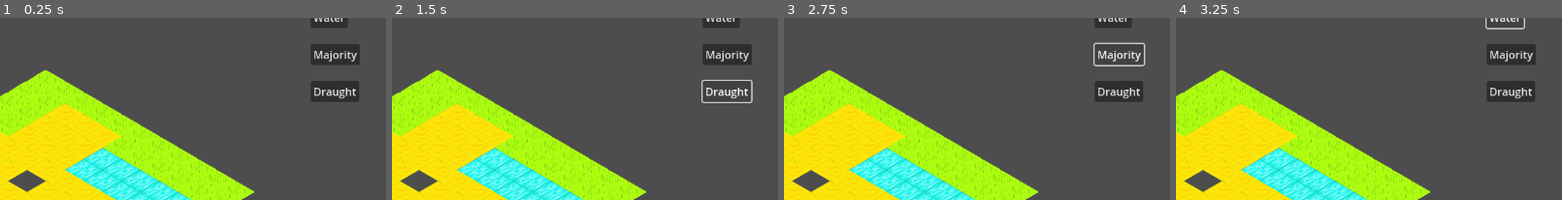
Above: before the commit, frames 1-4 (left to right).
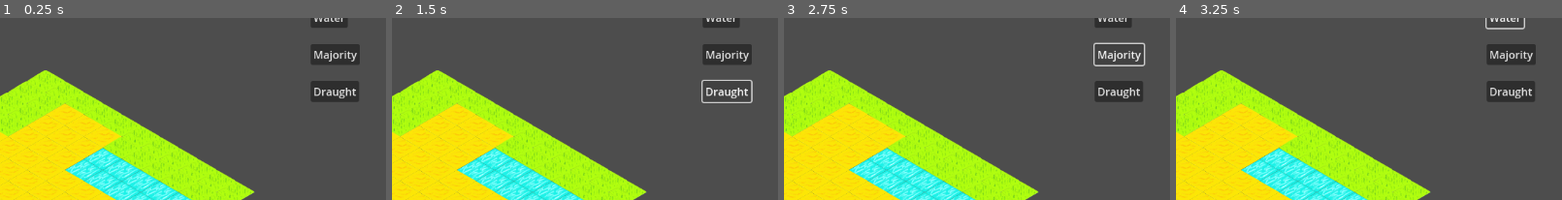
Above: after the commit, the same moments.

Repository: matouseek/game_jam_24
Game: Godot game, scene res://scenes/game.tscn
The game is run twice, just before and just after one commit, with the same random seed, the same clock (stepped at 60 frames per second) and the same inputs. The engine's default icon, where the game draws it, is replaced by a stand-in: a white triangle on a blue panel in a dark square.
Inputs:
- Up to frame 1 (0.25 s): no input
- Up to frame 2 (1.5 s): click "Water" at 0.5 s; click "Draught" at 1.25 s
- Up to frame 3 (2.75 s): click "Majority" at 2 s
- Up to frame 4 (3.25 s): click "Water" at 2.75 s
The pictures show only the part of the screen within x 47-97%, y 14-64%; the shares and areas given below are measured in that part.

The runs differ from the first frame. In frame 1, 0.6% of the frame differs, in the area x 2-13%, y 83-96%; in frame 2, 0.6%; in frame 3, 0.6%; in frame 4, 0.6%.

Commit message:
Delete unused functions from HUD

Diff:
--- a/project.godot
+++ b/project.godot
@@ -17,6 +17,7 @@
 
 [display]
 
+window/size/mode=2
 window/stretch/mode="viewport"
 
 [rendering]
--- a/scenes/environment.tscn
+++ b/scenes/environment.tscn
@@ -7,5 +7,5 @@
 script = ExtResource("1_1iak0")
 
 [node name="TileMapLayer" type="TileMapLayer" parent="."]
-tile_map_data = PackedByteArray("AAD8//v/BAAAAAAAAAD8//z/BAA …(2031 unchanged characters)… AAAAAAAAAFAAUABQAAAAAAAAAFAAYAAwAAAAAAAAA=")
+tile_map_data = PackedByteArray("AAD8//v/BAAAAAAAAAD8//z/BAA …(2031 unchanged characters)… AAAAAAAAAFAAUABQAAAAAAAAAFAAYAAwAAAAAAAAD//wAAAwAAAAAAAAA=")
 tile_set = ExtResource("1_7n8vy")
--- a/scripts/hud.gd
+++ b/scripts/hud.gd
@@ -1,15 +1,4 @@
 extends CanvasLayer
-
-
-# Called when the node enters the scene tree for the first time.
-func _ready() -> void:
-	pass # Replace with function body.
-
-
-# Called every frame. 'delta' is the elapsed time since the previous frame.
-func _process(delta: float) -> void:
-	pass
-
 
 func _on_water_pressed() -> void:
 	print("water")
